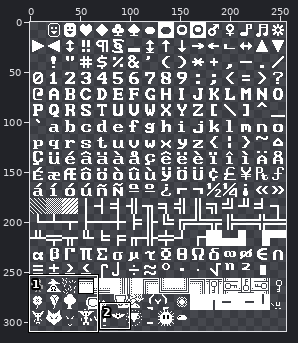
Sprite sheet: src/main/resources/spritetable.png. Above: a wide view before the commit, with the close-up outlined.
Close-up. Before:
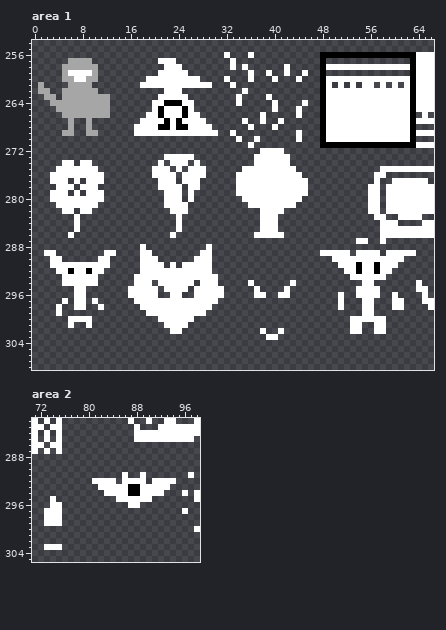
The file is 256x512 pixels. Shown: area 1: x 0..66, y 254..308; area 2: x 71..98, y 282..305. The wide view leaves out empty margins. The commit also changed other parts of the picture, which this record leaves out.
Once edited:
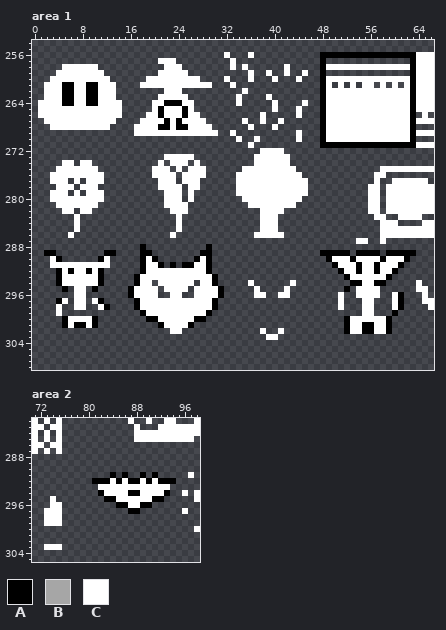
Palette (. is transparent): A #000000  B #a6a6a6  C #ffffff
Edits made:
Changed rows in their new state; - is an unchanged pixel.
Area 1:
first column x 1:
257 -----....-----
258 ----CCCCCC----
259 ---CC----CC---
260 --CCCC--CCCC--
261 .CCCAACCAACCC-
262 .CCCAACCAACCC-
263 -CCCAACCAACCC-
264 CCCCAACCAACCCC
265 CCCCCCCCCCCCCC
266 CCCCCCCCCCCCCC
267 -CCCCCCCCCCCC-
268 --CCCCCCCCCC--
269 ----..--..----
first column x 2:
288 ----------------A----------A----------------------------------
289 AA--------AA----AA--------AA------------------AAAAA-AAAA-AAAAA
290 --A------A------A-A------A-A-------------------A---A----A---A-
291 ----------------A--A-A-AA--A--------------------A----------A--
292 --A------A------A----------A---------------------A--------A---
293 --A------A-----A------------A---------------------A------A----
294 --A------A-----A------------A----------------------AA--AA-----
295 ---A----A-----A--------------A--------------------A-----------
296 --------------A--------------A-----------------------------A--
297 --A------A-----A------------A------------------------------A--
298 ----------A----A------------A------------------------------A--
299 ----------------A----------A------------------------------A---
300 ---A----A--------AA------AA-----------------------A------A----
301 ---A-AA-A----------A----A-------------------------A--AA--A----
302 --------------------------------------------------A--AA--A----
Area 2:
first column x 81:
291 ---A-A--A-A---
292 AAA-A-AA-A-AAA
293 ------CC------
294 -A----------A-
295 --AA------AA--
296 ----AA--AA----
297 ------AA------
Changed places in both close-ups, as pixel boxes (x1, y1, x2, y2):
changed: (38, 58, 122, 136)
changed: (44, 244, 224, 328)
changed: (320, 250, 416, 334)
changed: (92, 472, 176, 514)
